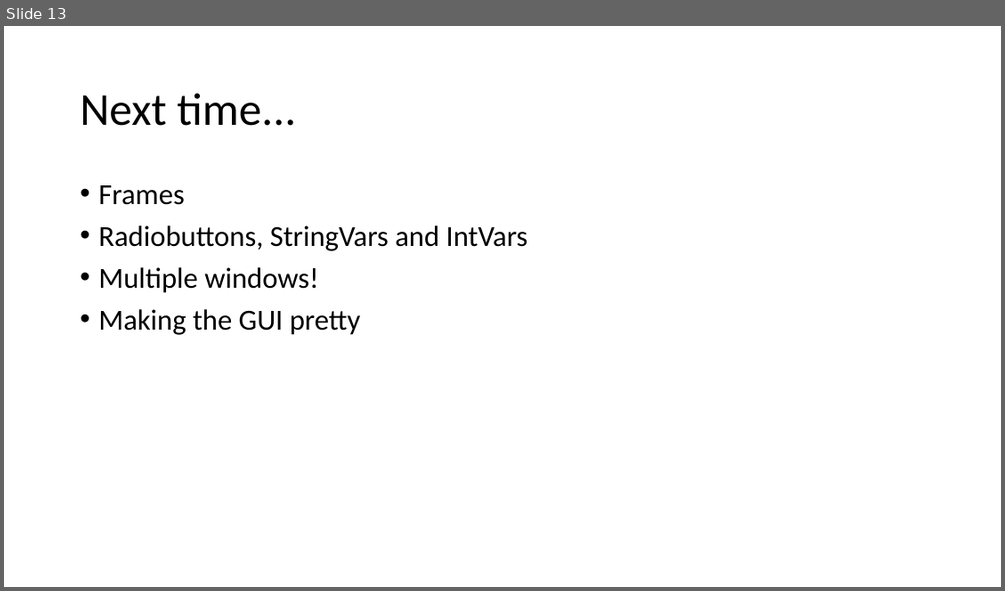
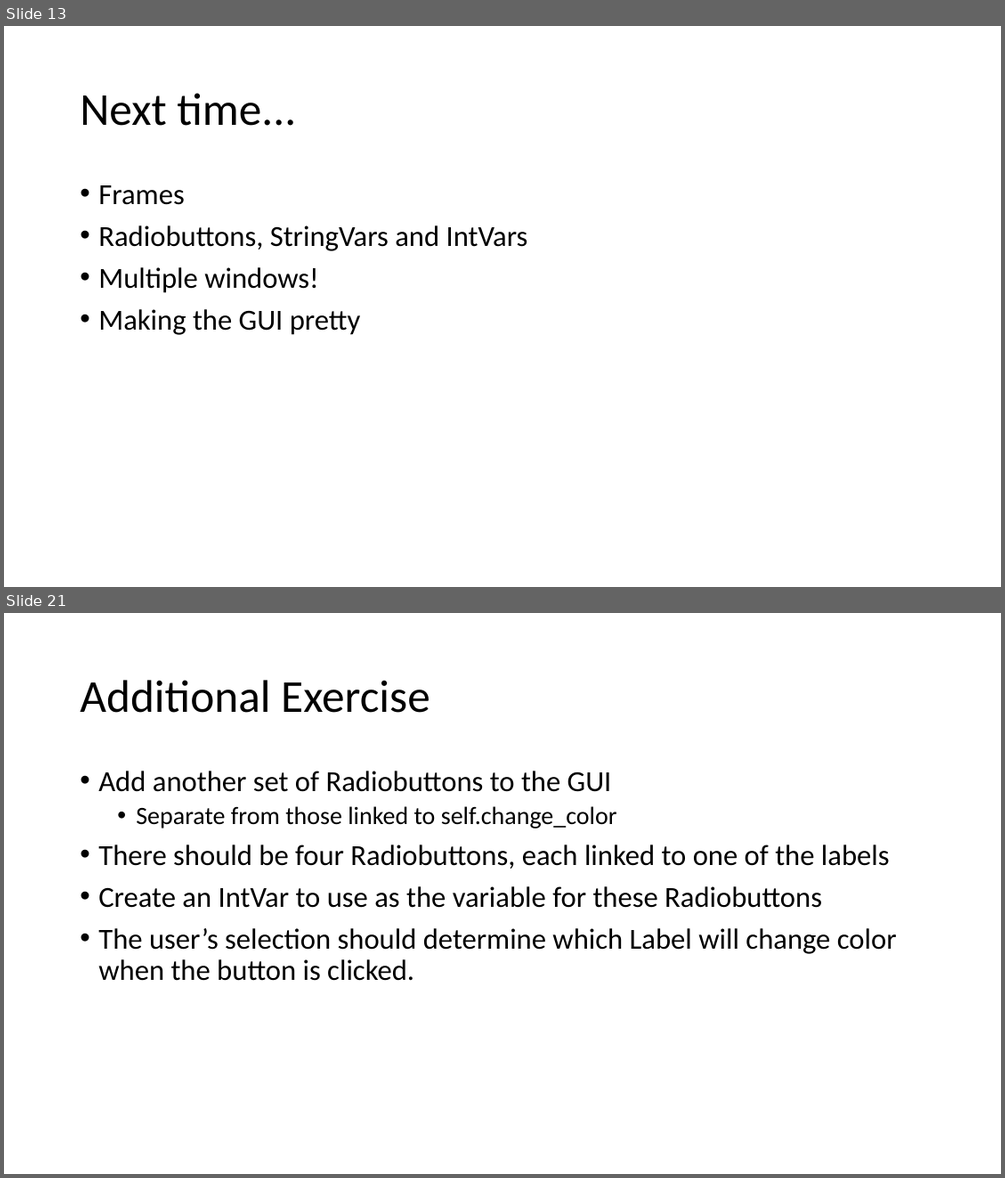
Before and after one commit to sswensen3/cs2316.github.io, a slide deck: slides/tkinter.pptx. Shown one above the other, each under a label of ours: slide 13 before the commit, slides 13 and 21 after it; the slides between them are not shown. The pictures are 1005x591 and 1005x1178 pixels, drawn with LibreOffice and Linux fonts; fonts in the diff are those of the drawing. Boxes give left, top, right and bottom in pixels: in the first picture for what was removed or moved away, otherwise in the second. Text is boxed around its words. In the diff, an @@ line names an element or a change of style, - is before the commit and + after.

```diff
--- a/slides/tkinter.pptx
+++ b/slides/tkinter.pptx
@@ slide 21 added at (x1=4, y1=613, x2=1001, y2=1174), background #FFFFFF @@
@@ title added at (x1=80, y1=680, x2=430, y2=713), 44 pt, text #000000 @@
+Additional Exercise
@@ text added at (x1=98, y1=771, x2=897, y2=981), 28 pt, text #000000 @@
+• Add another set of Radiobuttons to the GUI
+  • Separate from those linked to self.change_color
+• There should be four Radiobuttons, each linked to one of the labels
+• Create an IntVar to use as the variable for these Radiobuttons
+• The user’s selection should determine which Label will change color when the button is clicked.
```
Also in this commit, not shown: 10 other slides added.
